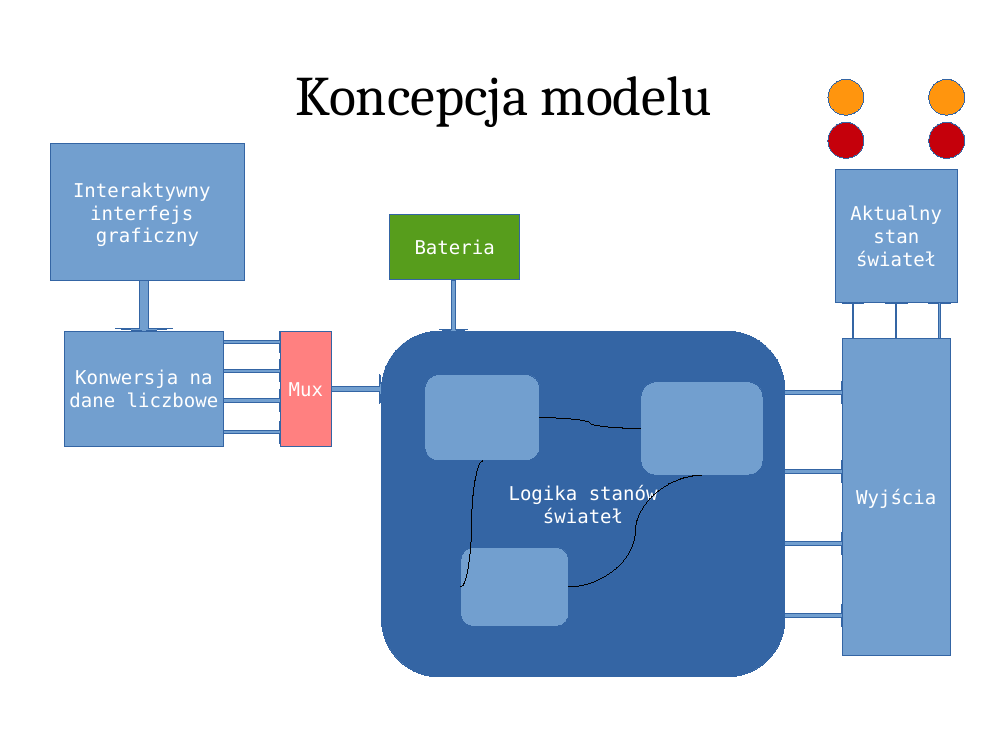
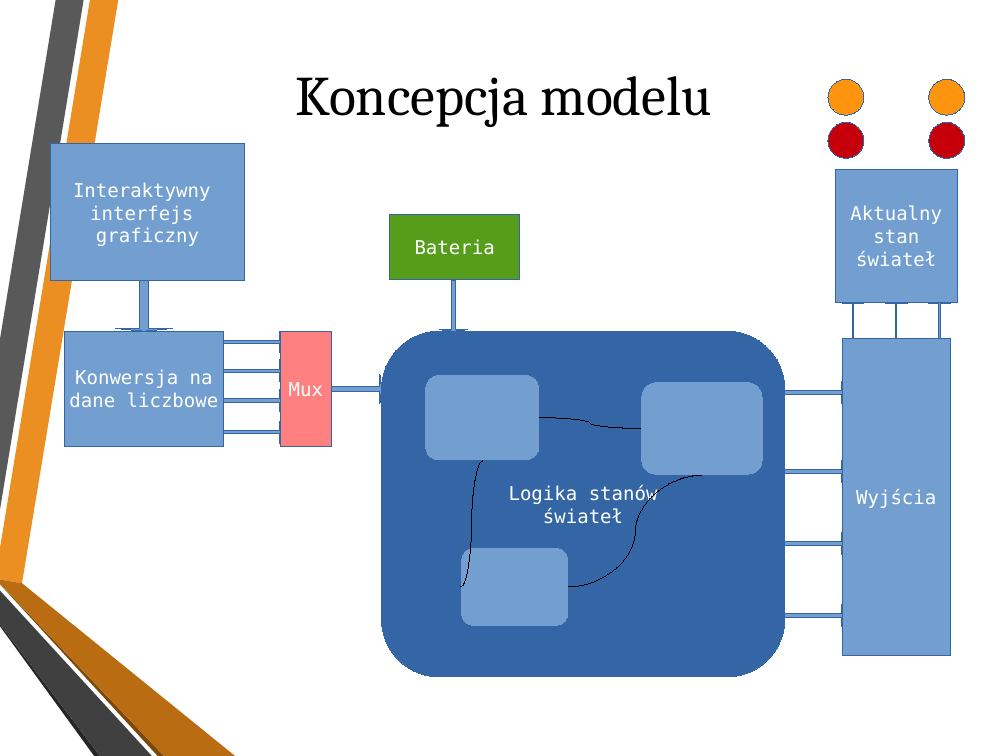
Before and after one commit to andrzejbro/APProject2_CarLights, a slide deck: slide 4 of car_lights.pptx. Drawn at 1008x756 pixels with LibreOffice and Linux fonts; fonts in the diff are those of the drawing; background and template pictures are left out. Boxes give left, top, right and bottom in pixels: in the first picture for what was removed or moved away, otherwise in the second. Text is boxed around its words. In the diff, an @@ line names an element or a change of style, - is before the commit and + after.

```diff
--- a/car_lights.pptx
+++ b/car_lights.pptx
@@ group added at <box>0,0,235,756</box>: 6 freeform shapes @@
```
Also in this commit, not shown: 5 other slides changed, 1 other file.
